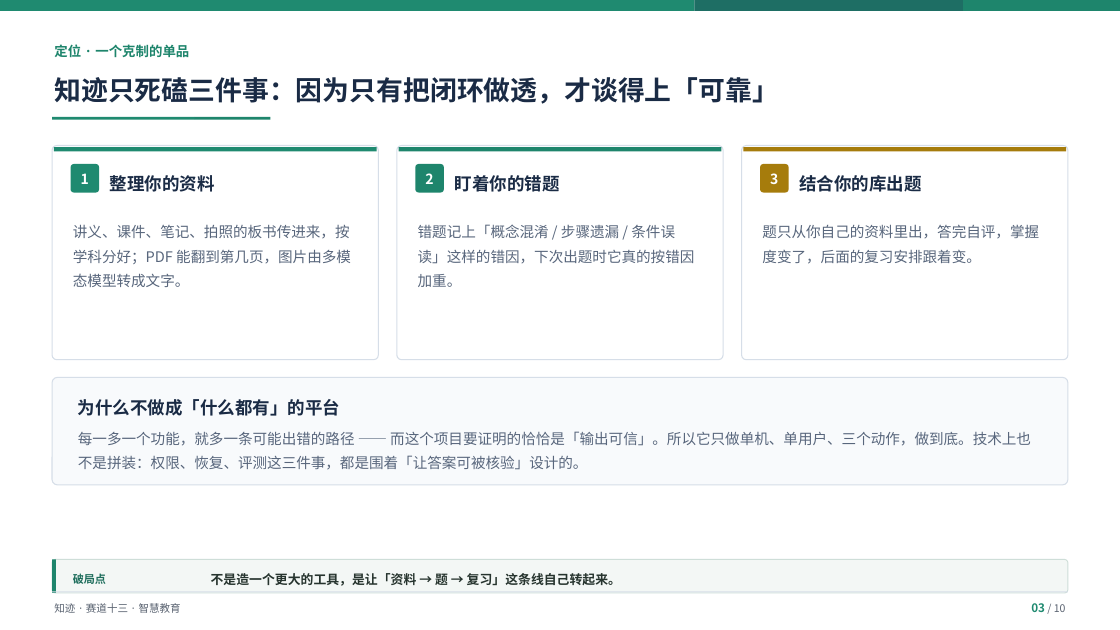
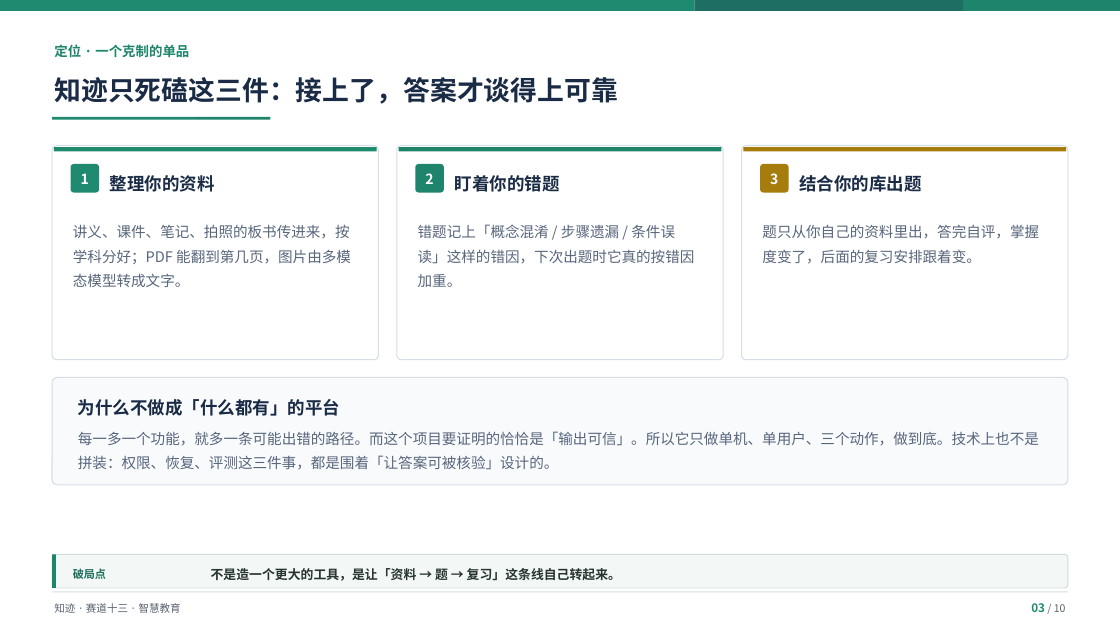
Before and after one commit to Baicaicn23/StudyGraph, a slide deck: slide 3 of docs/作品集/参赛/知迹答辩/知迹答辩.pptx. Drawn at 1120x630 pixels with LibreOffice and Linux fonts; fonts in the diff are those of the drawing. Boxes give left, top, right and bottom in pixels: in the first picture for what was removed or moved away, otherwise in the second. Text is boxed around its words. In the diff, an @@ line names an element or a change of style, - is before the commit and + after.

Commit message:
feat(参赛): p02 加真实情景，全篇文案去 AI 味
按用户要求用 deai-humanizer skill 处理文案，并加一个真实的人：

p02 改为小李的一周（周一晚上 / 周三下午 / 周五晚上），第一人称「我」，
带 [P12]、「概念混淆」等具体细节；右栏从这段经历里抽出「那几次翻车，坏在三处」。
标题改为「它答得很顺，我一翻书，它连定理条件都记错了」。
p04 改「换成知迹之后，这四周是这样过的」—— 与 p02 构成「翻车 → 后来」，不重复。

全篇文案过 humanizer（report 档：保事实与结构清晰，不强行随意）：
- 破折号过量 7 处 → 改逗号/冒号/句号
- 空泛大词「闭环」×2 → 「接起来」「一条线」
- 连续句复用同词（三件事 / 纯函数）→ 换说法
最终 selfcheck.py 0 命中通过。

顺带修：结论条高度缩到 0.40 后未同步降位置，8 页压到页脚线 0.02。
统一位置 6.60（底 7.00，与页脚线 7.04 留 0.04 间隙）。

验证：lint_deck 的 OVERFLOW/OCCLUSION/LOW CONTRAST 计数 0

```diff
--- a/docs/作品集/参赛/知迹答辩/知迹答辩.pptx
+++ b/docs/作品集/参赛/知迹答辩/知迹答辩.pptx
@@ text at [54,77,618,104]: text changed @@
-知迹只死磕三件事：因为只有把闭环做透，才谈得上「可靠」
+知迹只死磕这三件：接上了，答案才谈得上可靠
@@ text at [78,431,1039,470]: text changed @@
-每一多一个功能，就多一条可能出错的路径 —— 而这个项目要证明的恰恰是「输出可信」。所以它只做单机、单用户、三个动作，做到底。技术上也不是拼装：权限、恢复、评测这三件事，都是围着「让答案可被核验」设计的。
+每一多一个功能，就多一条可能出错的路径。而这个项目要证明的恰恰是「输出可信」。所以它只做单机、单用户、三个动作，做到底。技术上也不是拼装：权限、恢复、评测这三件事，都是围着「让答案可被核验」设计的。
@@ 2 texts, 1 rounded rectangle, 1 rectangle: place and size @@
-2 texts, 1 rounded rectangle, 1 rectangle at [52,560,1068,593]
+2 texts, 1 rounded rectangle, 1 rectangle at [52,555,1068,588]
```
Also in this commit, not shown: 8 other slides changed, 2 other files.
